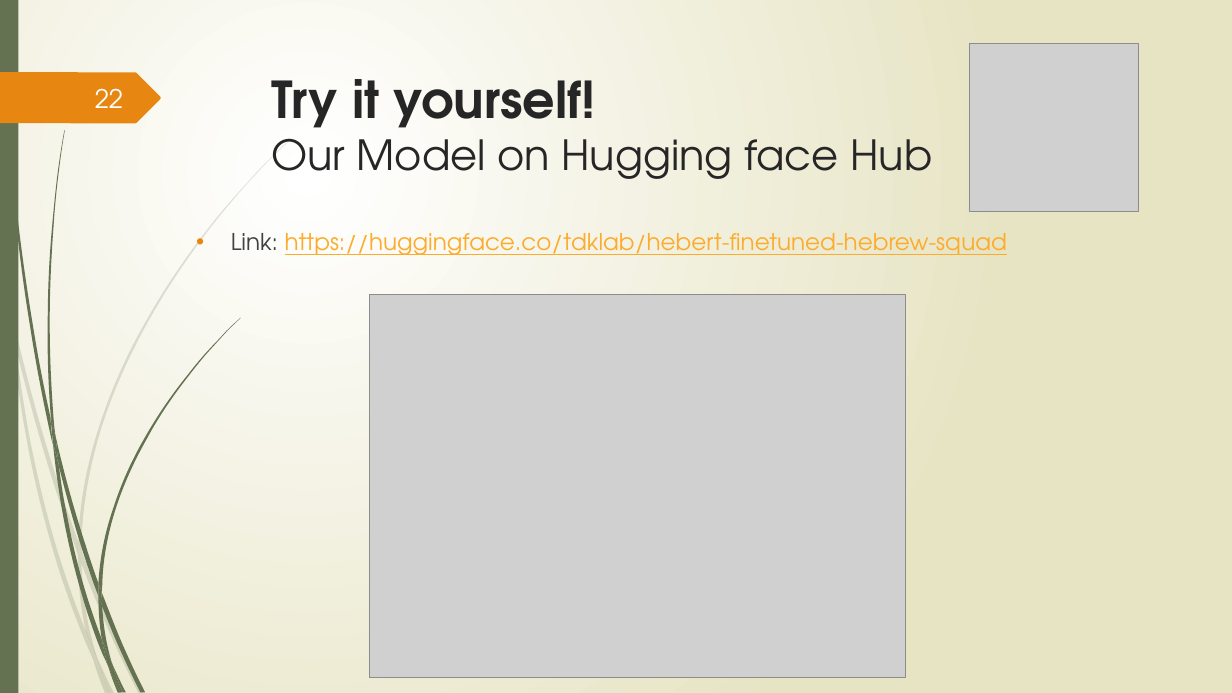
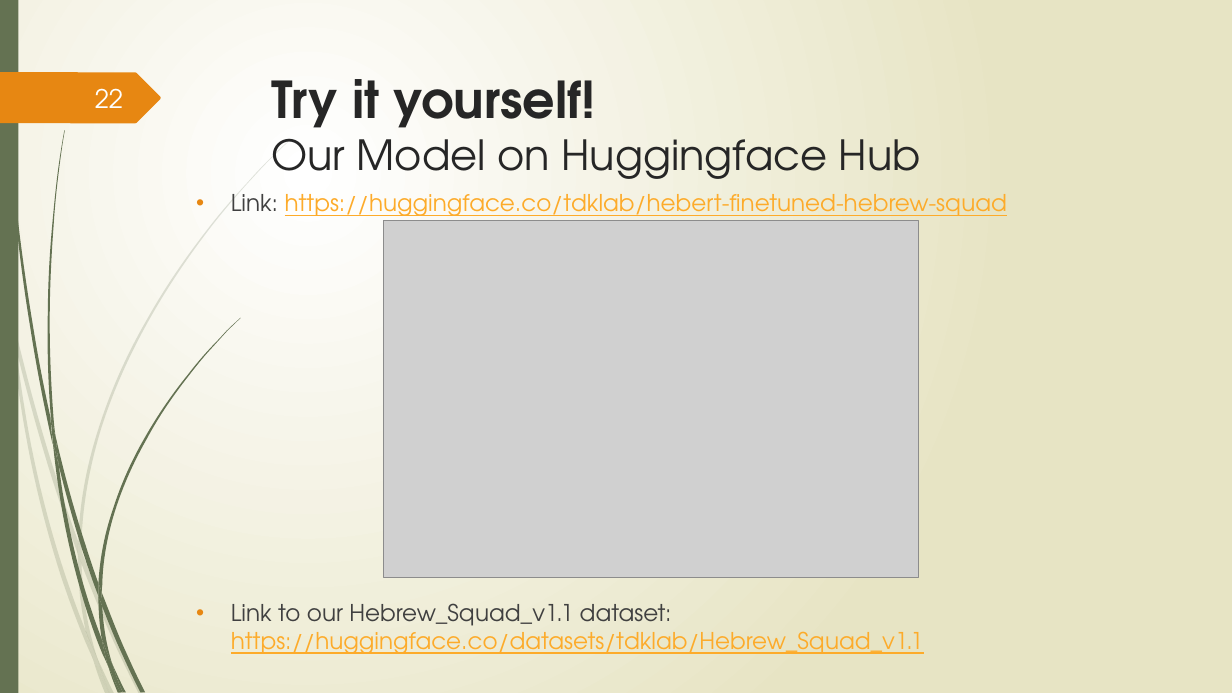
Before and after one commit to TechnionTDK/hebwiki-qa, a slide deck: slide 22 of Project Final Presentation .pptx. Drawn at 1232x693 pixels with LibreOffice and Linux fonts; fonts in the diff are those of the drawing; grey boxes stand for pictures. Boxes give left, top, right and bottom in pixels: in the first picture for what was removed or moved away, otherwise in the second. Text is boxed around its words. In the diff, an @@ line names an element or a change of style, - is before the commit and + after.

```diff
--- a/Project Final Presentation .pptx
+++ b/Project Final Presentation .pptx
@@ picture removed at (x1=970, y1=43, x2=1139, y2=212) @@
@@ title at (x1=271, y1=79, x2=921, y2=179): spaces changed @@
-Try it yourself!
-Our Model on Hugging face Hub
+Try it yourself!
+Our Model on Huggingface Hub
@@ text "Link: https://huggingface.co/tdklab/hebert-finetuned-hebrew- ..." rewrapped from (x1=231, y1=233, x2=1007, y2=255) to (x1=231, y1=194, x2=1007, y2=223) @@
@@ picture resized from (x1=370, y1=294, x2=905, y2=677) to (x1=384, y1=221, x2=919, y2=578) @@
@@ text added at (x1=231, y1=603, x2=924, y2=654), 18 pt, text #FDAB2A, underline @@
+• Link to our Hebrew_Squad_v1.1 dataset: https://huggingface.co/datasets/tdklab/Hebrew_Squad_v1.1
```
Also in this commit, not shown: 4 other slides changed, 1 slide removed, 2 other files.
